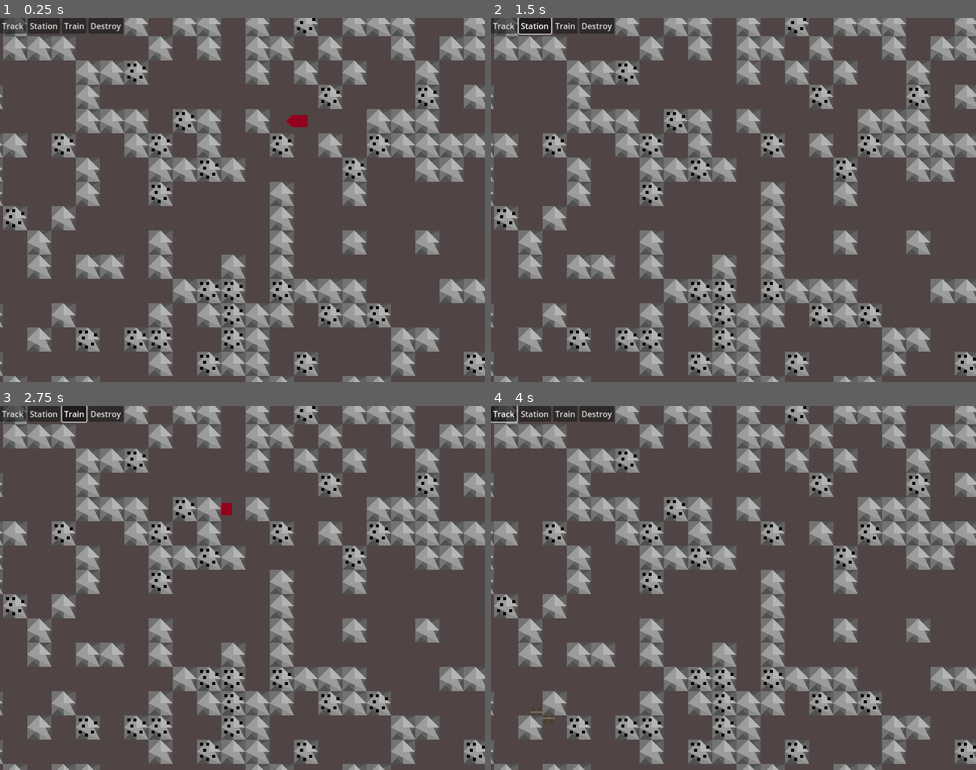
Above: before the commit, frames 1-4 (two rows, left to right).
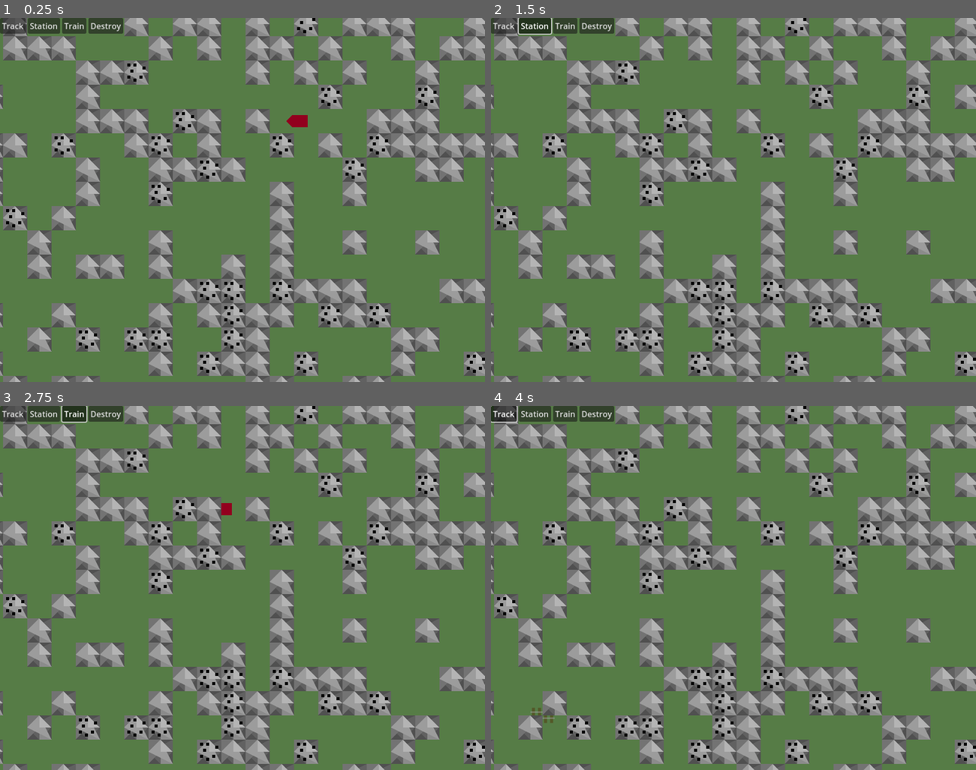
Above: after the commit, the same moments.

Repository: Godsmith/trainfinity3
Game: Godot game, scene res://scenes/overground.tscn
The game is run twice, just before and just after one commit, with the same random seed, the same clock (stepped at 60 frames per second) and the same inputs.
Inputs:
- Up to frame 1 (0.25 s): no input
- Up to frame 2 (1.5 s): click "Track" at 0.5 s; click "Station" at 1.25 s
- Up to frame 3 (2.75 s): click "Train" at 2 s
- Up to frame 4 (4 s): click "Destroy" at 2.75 s; click "Track" at 3.5 s

The runs differ from the first frame. In frame 1, 62% of the frame differs, in the area x 0-100%, y 0-100%; in frame 2, 62%; in frame 3, 62%; in frame 4, 62%.

Commit message:
Adjust grass color

Diff:
--- a/scenes/overground.tscn
+++ b/scenes/overground.tscn
@@ -27,7 +27,7 @@
 [node name="Background" type="Polygon2D" parent="."]
 z_index = -1
 position = Vector2(-16, 0)
-color = Color(0.314105, 0.268899, 0.268889, 1)
+color = Color(0.337255, 0.490196, 0.27451, 1)
 polygon = PackedVector2Array(-1008, -1024, -1008, 959.32, -1008, 1024, 1040, 1024, 1040, -1024)
 
 [node name="GhostTrack" parent="." instance=ExtResource("4_tl2kb")]
